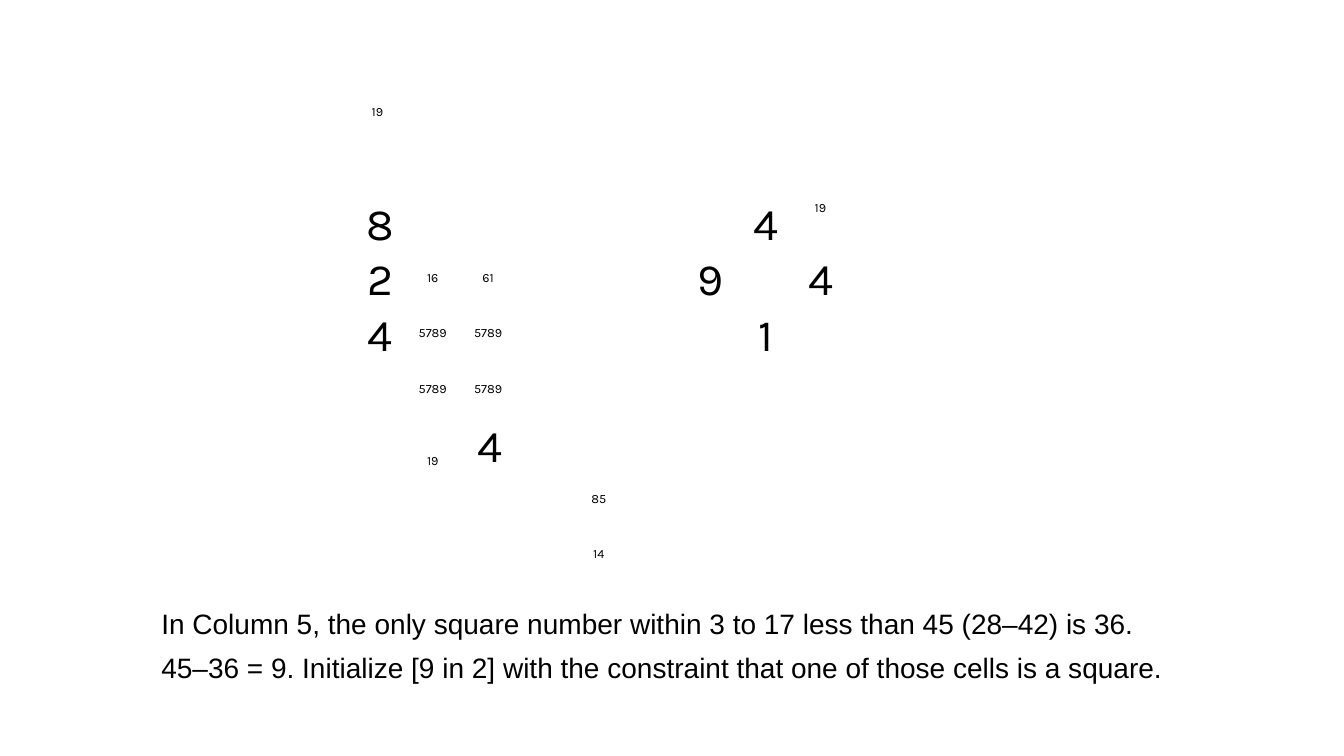
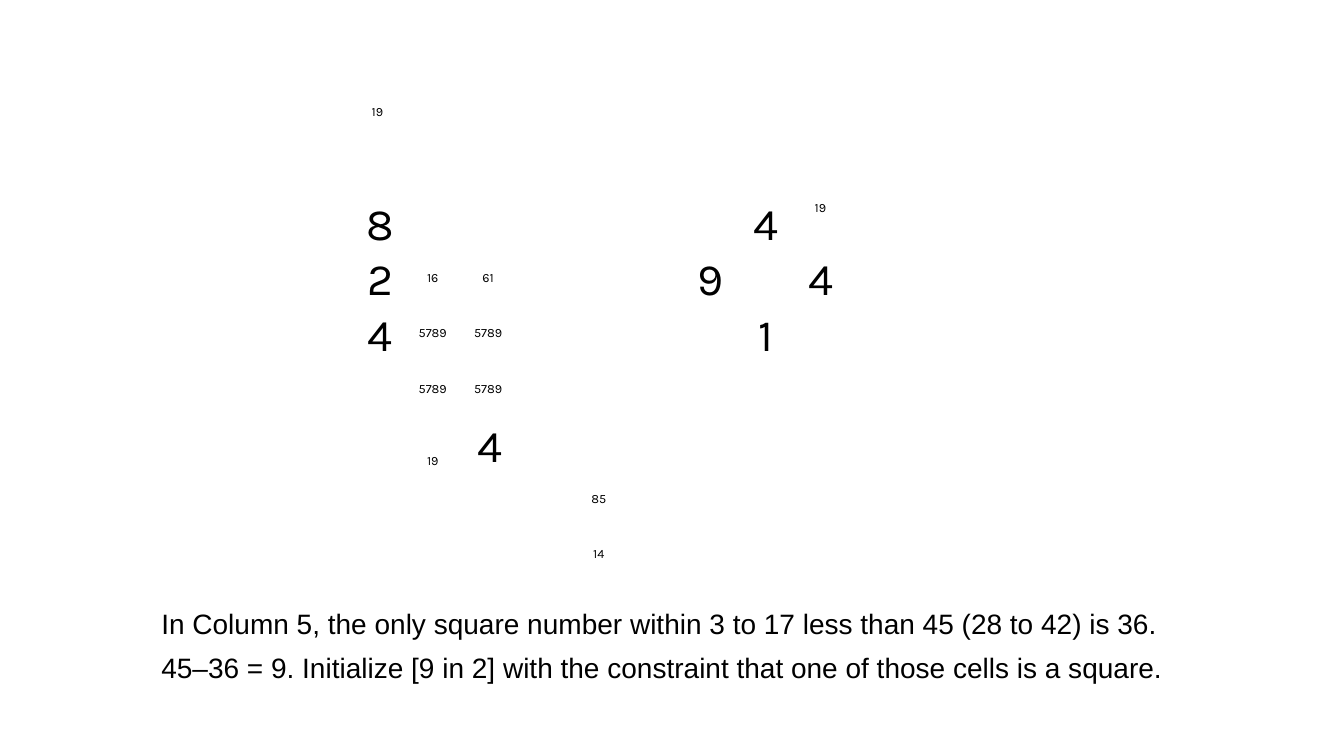
Before and after one commit to jhardis/WSJ_Number_Puzzles, a slide deck: slide 12 of 20260822_2.pptx. Drawn at 1344x756 pixels with LibreOffice and Linux fonts; fonts in the diff are those of the drawing; background and template pictures are left out. Boxes give left, top, right and bottom in pixels: in the first picture for what was removed or moved away, otherwise in the second. Text is boxed around its words. In the diff, an @@ line names an element or a change of style, - is before the commit and + after.

```diff
--- a/20260822_2.pptx
+++ b/20260822_2.pptx
@@ text at box(161, 613, 1156, 639): text changed @@
-In Column 5, the only square number within 3 to 17 less than 45 (28–42) is 36.
+In Column 5, the only square number within 3 to 17 less than 45 (28 to 42) is 36.
```
Also in this commit, not shown: 5 other slides changed.
